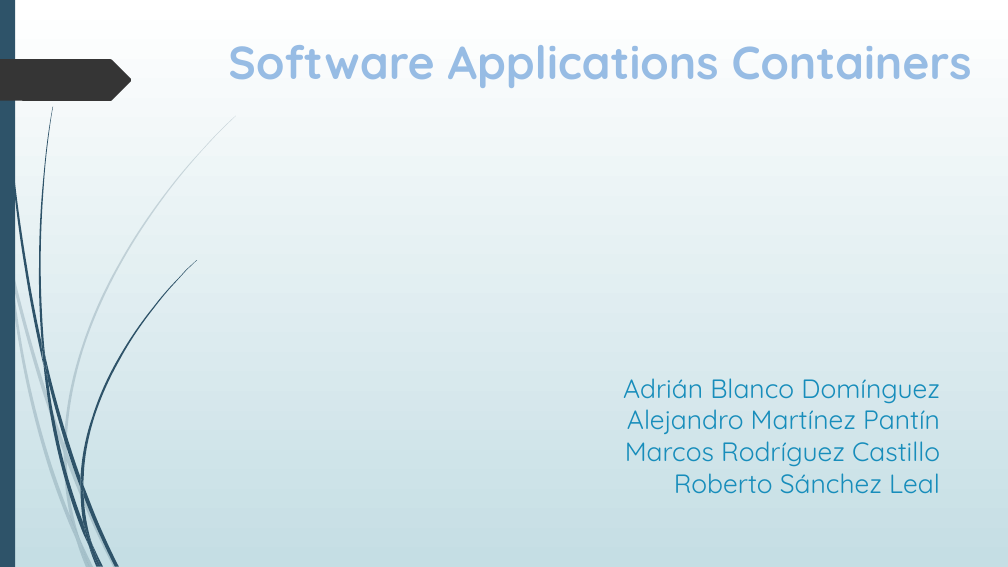
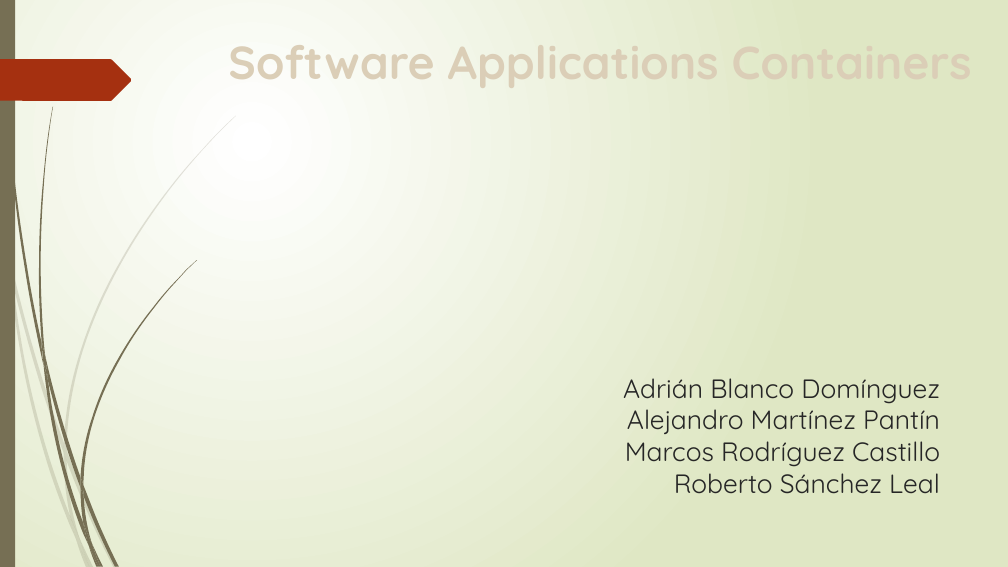
Before and after one commit to DiegoUAH/TG1, a slide deck: slide 1 of TG1-Presentacion.pptx. Drawn at 1008x567 pixels with LibreOffice and Linux fonts; fonts in the diff are those of the drawing. Boxes give left, top, right and bottom in pixels: in the first picture for what was removed or moved away, otherwise in the second. Text is boxed around its words. In the diff, an @@ line names an element or a change of style, - is before the commit and + after.

Commit message:
Presentación actualizada
Adrián - Alejandro

```diff
--- a/TG1-Presentacion.pptx
+++ b/TG1-Presentacion.pptx
@@ background gradient #FFFFFF to #C5DEE5 to gradient #FFFFFF to #DFE8C4 @@
@@ freeform shape at (2, 0, 43, 364): fill #2E5369 to #766F54; outline redrawn @@
@@ text "Software Applications Containers" at (228, 25, 719, 94): text colour pattern #265991 on #97BCE4 to pattern #9F8351 on #DBCEB7, letter outline #132C48 1 pt to #504228 1 pt @@
@@ freeform shape at (0, 59, 132, 101): fill #353535 to #A53010 @@
@@ fill #2E5369 to #766F54 in 12 elements at (45, 357, 80, 488), (83, 485, 119, 566), (43, 361, 88, 546), (92, 544, 104, 567), (42, 340, 48, 382), (80, 260, 197, 485), (88, 546, 98, 567), (80, 488, 91, 544), (80, 477, 83, 496), (83, 523, 101, 566), (0, 0, 15, 567), (39, 107, 53, 357) @@
@@ title "Adrián Blanco Domínguez Alejandro Martínez ..." at (623, 378, 940, 494): text colour #178DBB to #262626 @@
@@ fill #2E5369 at 20% opacity to #766F54 at 20% opacity in 10 elements at (0, 213, 8, 265), (11, 261, 64, 453), (67, 451, 117, 567), (79, 538, 94, 567), (8, 265, 76, 540), (64, 453, 79, 538), (64, 116, 236, 451), (76, 540, 90, 567), (64, 443, 67, 461), (70, 516, 90, 567) @@
```
Also in this commit, not shown: 17 other slides changed, 4 slides added, 1 slide removed.
